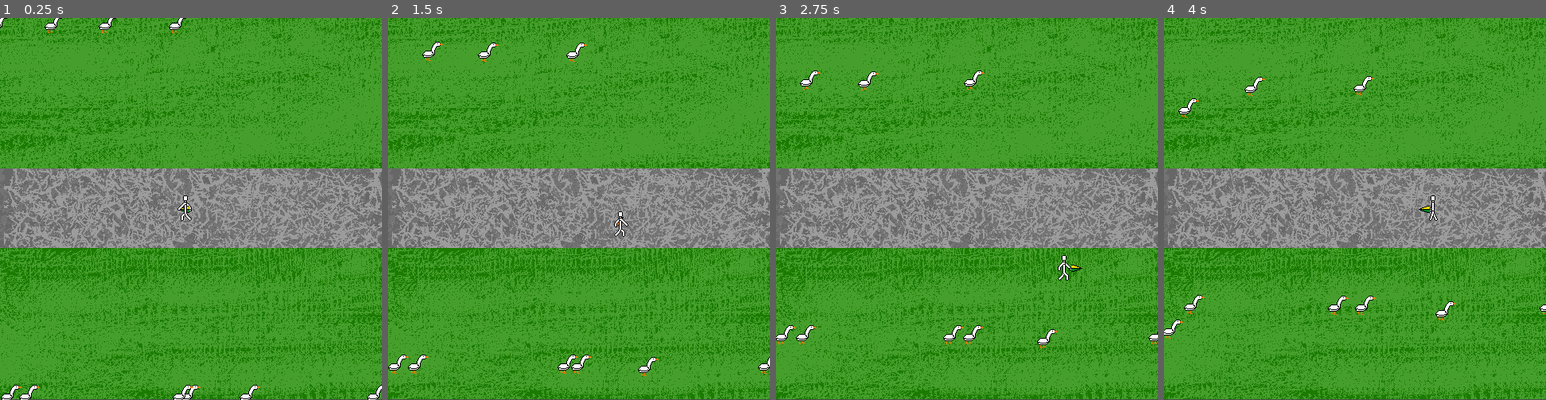
Above: before the commit, frames 1-4 (left to right).
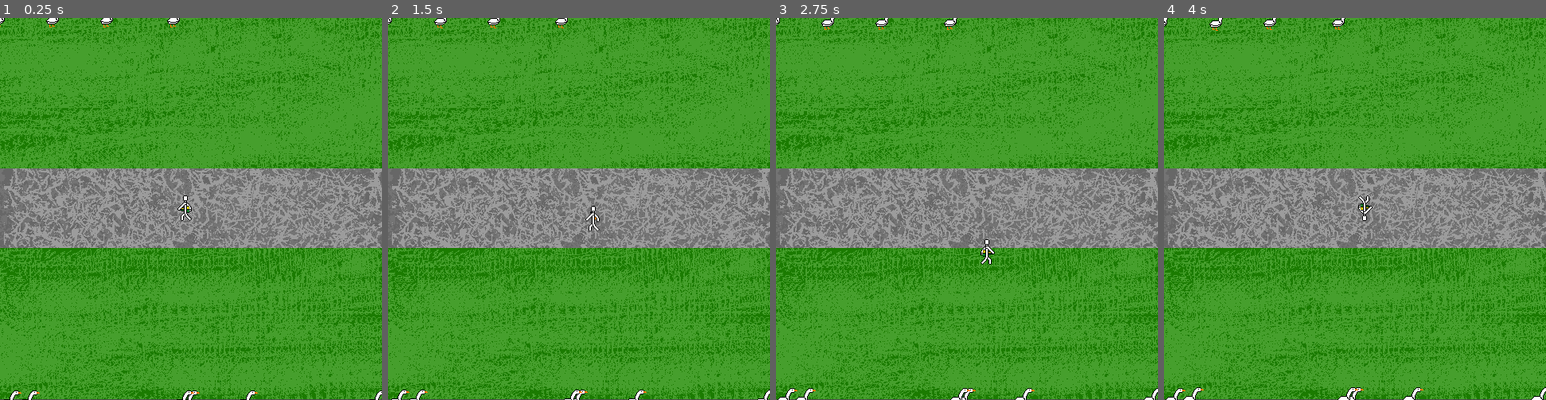
Above: after the commit, the same moments.

Repository: Qmtfive/GooseGame
Game: Godot game, scene res://Level.tscn
Same seed, same stepped clock (60 frames per second), same inputs: the game is played once before the commit and once after it.
Inputs:
- Up to frame 1 (0.25 s): no input
- Up to frame 2 (1.5 s): hold Right (ui_right) 0.53-1.28 s; hold Space (ui_select) 0.53-1.28 s; hold Down (ui_down) from 1.28 s (still down); tap Space (ui_select) at 1.35 s
- Up to frame 3 (2.75 s): tap Space (ui_select) at 1.52, 1.82 s; release Down (ui_down) at 2.03 s; hold Right (ui_right) from 2.03 s (still down); hold Space (ui_select) from 2.03 s (still down)
- Up to frame 4 (4 s): release Right (ui_right) at 2.78 s; release Space (ui_select) at 2.78 s; hold Up (ui_up) 2.78-3.53 s; tap Space (ui_select) at 2.85, 3.02, 3.32 s; hold Left (ui_left) from 3.53 s (still down); hold Space (ui_select) from 3.53 s (still down)

The runs differ from the first frame. In frame 1, 0.8% of the frame differs, in the area x 0-100%, y 0-100%; in frame 2, 1.5%; in frame 3, 1.6%; in frame 4, 1.6%.

Commit message:
Player attacks working but a little wonky

Diff:
--- a/Goose.gd
+++ b/Goose.gd
@@ -1,8 +1,8 @@
 extends Area2D
 
 # Declare member variables here.
-export var chaseSpeed = 50
-export var speed = 30
+export var chaseSpeed = 1
+export var speed = 1
 export var xvel = 0
 export var yvel = 0
 var yveltempstore = 0
@@ -101,6 +101,9 @@
 		xvel = vel.x
 		yvel = vel.y
 
+func _on_DeathBox_area_entered(area):
+	queue_free()
+
 func clear_victim():
 	victim = null
 	var rand = RandomNumberGenerator.new()
--- a/Goose.tscn
+++ b/Goose.tscn
@@ -13,6 +13,9 @@
 } ]
 
 [sub_resource type="RectangleShape2D" id=2]
+extents = Vector2( 13, 12 )
+
+[sub_resource type="RectangleShape2D" id=3]
 extents = Vector2( 13, 12 )
 
 [node name="Goose" type="Area2D" groups=["geese"]]
@@ -31,6 +34,13 @@
 
 [node name="Visibility" type="VisibilityNotifier2D" parent="."]
 
+[node name="DeathBox" type="Area2D" parent="."]
+collision_mask = 4
+
+[node name="CollisionShape2D" type="CollisionShape2D" parent="DeathBox"]
+shape = SubResource( 3 )
+
 [connection signal="area_entered" from="." to="." method="_on_Goose_area_entered"]
 [connection signal="body_entered" from="." to="." method="_on_Goose_body_entered"]
 [connection signal="screen_exited" from="Visibility" to="." method="_on_Visibility_screen_exited"]
+[connection signal="area_entered" from="DeathBox" to="." method="_on_DeathBox_area_entered"]
--- a/Level.tscn
+++ b/Level.tscn
@@ -74,6 +74,8 @@
 
 [node name="Player" type="Area2D" parent="."]
 position = Vector2( 225, 240 )
+collision_layer = 0
+collision_mask = 0
 script = ExtResource( 7 )
 speed = 100
 
@@ -87,6 +89,7 @@
 shape = SubResource( 2 )
 
 [node name="AttackDetect" type="Area2D" parent="Player"]
+collision_layer = 4
 
 [node name="AttackLeft" type="CollisionShape2D" parent="Player/AttackDetect"]
 position = Vector2( -23, 0 )
@@ -109,7 +112,7 @@
 disabled = true
 
 [node name="AttackTimer" type="Timer" parent="Player/AttackDetect"]
-wait_time = 0.01
+wait_time = 0.05
 one_shot = true
 
 [node name="PedSpawnTimer" type="Timer" parent="."]
@@ -124,4 +127,5 @@
 [node name="GooseSpawner" type="Node" parent="."]
 script = ExtResource( 9 )
 
+[connection signal="timeout" from="Player/AttackDetect/AttackTimer" to="Player" method="_on_AttackTimer_timeout"]
 [connection signal="timeout" from="PedSpawnTimer" to="." method="_on_PedSpawnTimer_timeout"]
--- a/Pedestrian.tscn
+++ b/Pedestrian.tscn
@@ -37,7 +37,7 @@
 [node name="AnimatedSprite" type="AnimatedSprite" parent="."]
 frames = SubResource( 1 )
 animation = "WalkFast"
-frame = 3
+frame = 1
 playing = true
 
 [node name="CollisionShape2D" type="CollisionShape2D" parent="."]
--- a/Player.gd
+++ b/Player.gd
@@ -12,31 +12,58 @@
 	screen_size = get_viewport_rect().size
 
 func _process(delta):
-	var velocity = Vector2()  # The player's movement vector.
-	if Input.is_action_pressed("ui_right"):
-		velocity.x += 1
-		attackdir = 0
-	if Input.is_action_pressed("ui_left"):
-		velocity.x -= 1
-		attackdir = 2
-	if Input.is_action_pressed("ui_down"):
-		velocity.y += 1
-		attackdir = 3
-	if Input.is_action_pressed("ui_up"):
-		velocity.y -= 1
-		attackdir = 1
-	if velocity.length() > 0:
-		velocity = velocity.normalized() * speed
-	if velocity.y > 0:
-		anims.play("WalkUp")
-	elif velocity.y < 0:
-		anims.play("WalkDown")
-	elif velocity.x != 0:
-		anims.play("WalkSide")
-		anims.flip_h = velocity.x > 0
-	else:
-		anims.stop()
+	if attacking != true:
+		var velocity = Vector2()  # The player's movement vector.
+		if Input.is_action_pressed("ui_right"):
+			velocity.x += 1
+			attackdir = 0
+		if Input.is_action_pressed("ui_left"):
+			velocity.x -= 1
+			attackdir = 2
+		if Input.is_action_pressed("ui_down"):
+			velocity.y += 1
+			attackdir = 3
+		if Input.is_action_pressed("ui_up"):
+			velocity.y -= 1
+			attackdir = 1
+		if Input.is_action_pressed("ui_select"):
+			anims.flip_h = false
+			attacking = true
+			if attackdir == 0:
+				$AttackDetect/AttackLeft.disabled = false
+			elif attackdir == 1:
+				anims.rotation = deg2rad(90)
+				$AttackDetect/AttackUp.disabled = false
+			elif attackdir == 2:
+				anims.rotation = deg2rad(180)
+				$AttackDetect/AttackRight.disabled = false
+			elif attackdir == 3:
+				anims.rotation = deg2rad(270)
+				$AttackDetect/AttackDown.disabled = false
+			anims.play("Attack")
+			$AttackDetect/AttackTimer.start()
+		if velocity.length() > 0:
+			velocity = velocity.normalized() * speed
+		if velocity.y > 0:
+			anims.play("WalkUp")
+		elif velocity.y < 0:
+			anims.play("WalkDown")
+		elif velocity.x != 0:
+			anims.play("WalkSide")
+			anims.flip_h = velocity.x > 0
+		else:
+			anims.stop()
 
-	position += velocity * delta
-	position.x = clamp(position.x, 0, screen_size.x)
-	position.y = clamp(position.y, 0, screen_size.y)
+		position += velocity * delta
+		position.x = clamp(position.x, 0, screen_size.x)
+		position.y = clamp(position.y, 0, screen_size.y)
+
+func _on_AttackTimer_timeout():
+	attacking = false
+	anims.rotation = deg2rad(0)
+	anims.stop()
+	$AttackDetect/AttackTimer.stop()
+	$AttackDetect/AttackLeft.disabled = true
+	$AttackDetect/AttackUp.disabled = true
+	$AttackDetect/AttackRight.disabled = true
+	$AttackDetect/AttackDown.disabled = true
Not shown: 1 places in Goose.tscn that only renumber resources
